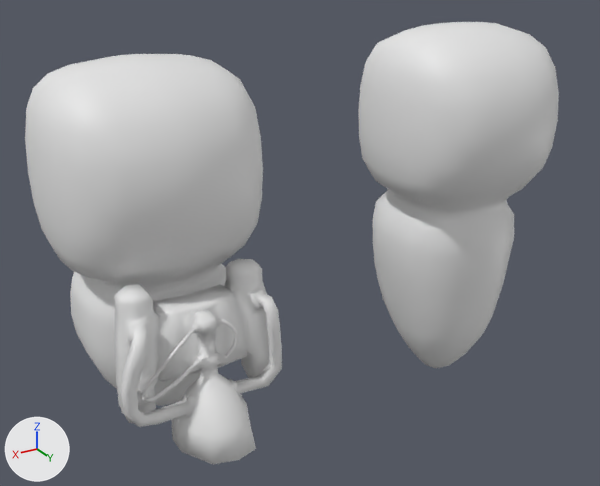
What one commit did to the Blender file Models/base_human_model.blend.
The view is the same before and after, from a camera (50 mm lens) standing at (5.47, 6.14, 5.06) and looking at (1.87, 0.13, 2.05). The lights are fixed; the arrows at lower left show +X, +Y and +Z.
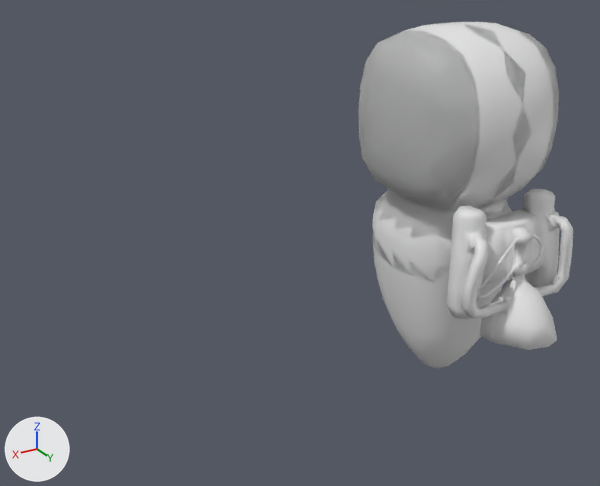
Location of each change, (x1, y1, x2, y2) in pixels of the pictures (600 x 486 px):
'Cube.001', moved
    before: (25, 54, 282, 464)
    after: (373, 23, 573, 350)

The change, as a list of edits to the scene's bpy script:
```text
Change ob_cube_001:
    ob_cube_001.location: (3.245, 0.0, 0.0) -> (0.0, 0.0, 0.0)
```
